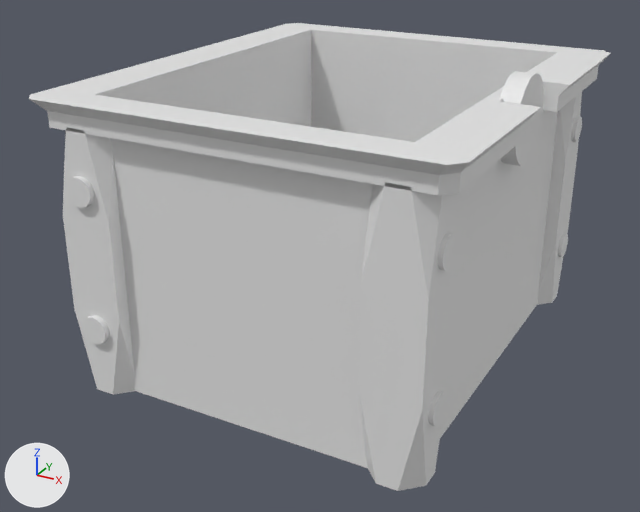
Before and after pictures for a commit that changed the Blender file Practicas/P2/SIN_UV/cofrebueno.blend.
Before and after are seen from a 50 mm lens placed at (2.84, -5.59, 2.41), pointed at (-0.11, -0.24, -0.27). The axes (+X, +Y, +Z) are drawn at lower left. The lights are the same throughout. The older version comes first.

The first picture shows 'Caja'.
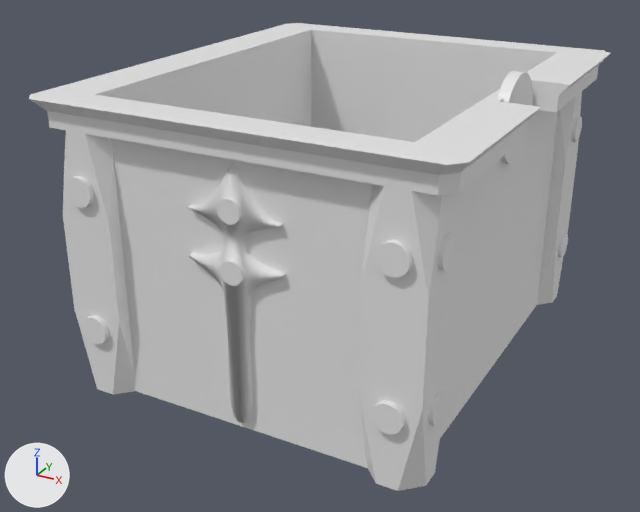
ob_tornillosz is not drawn itself; it is used by a modifier of ob_caja.
ob_cerradura_001 is not drawn itself; it is used by a modifier of ob_caja.
ob_adornoflecha is not drawn itself; it is used by a modifier of ob_caja.

Pixel boxes [x1, y1, x2, y2] of what changed, in the pictures (640 x 512 px):
'Caja', modifiers changed, reshaped
    both: [29, 23, 611, 491]

Patch to the scene script:
```diff
--- a/Practicas/P2/SIN_UV/cofrebueno.blend.py
+++ b/Practicas/P2/SIN_UV/cofrebueno.blend.py
@@ me_curva_bezier_001 @@
+me_curva_bezier_001.from_pydata(...)  # 1152 vertices, 856 faces; spans x 1.06..10.86, y -4.63..1.0, z -1.08..1.09
+me_curva_bezier_001.polygons.foreach_set('use_smooth', [True] * 856)
@@ ob_caja @@
 ob_caja.scale = (1.2, 1.5, 1.0)
+_m = ob_caja.modifiers.new('Booleana.007', 'BOOLEAN')
+_m.object = ob_marcosup
+_m.operation = 'UNION'
+_m.solver = 'FLOAT'
 _m = ob_caja.modifiers.new('Booleana.001', 'BOOLEAN')
@@ ob_caja @@
 _m = ob_caja.modifiers.new('Booleana.006', 'BOOLEAN')
 _m.operation = 'UNION'
-_m = ob_caja.modifiers.new('Booleana.007', 'BOOLEAN')
-_m.object = ob_marcosup
-_m.operation = 'UNION'
-_m.solver = 'FLOAT'
 _m = ob_caja.modifiers.new('Booleana.002', 'BOOLEAN')
 _m.object = ob_cajaint
+_m = ob_caja.modifiers.new('Booleana', 'BOOLEAN')
+_m.object = ob_adornoflecha
+_m.operation = 'UNION'
@@ ob_tornillosz @@
 _m = ob_tornillosz.modifiers.new('Biselar', 'BEVEL')
 _m.offset_type = 'WIDTH'
+_m = ob_tornillosz.modifiers.new('Repetir.001', 'ARRAY')
+_m.relative_offset_displace = (0.0, -11.0, 0.0)
 ob_tornillosz.hide_set(True)
@@ ob_cerradura_001 @@
 ob_cerradura_001 = bpy.data.objects.new('Cerradura.001', me_cilindro_003)
-ob_cerradura_001.location = (1.247, 0.0, 0.9)
+ob_cerradura_001.location = (1.2, 0.0, 0.9)
 ob_cerradura_001.rotation_euler = (0.0, 1.571, 0.0)  # degrees (0, 90, 0)
-ob_cerradura_001.scale = (0.3, 0.3, 0.07)
+ob_cerradura_001.scale = (0.3, 0.3, 0.04)
 ob_cerradura_001.hide_set(True)
@@ ob_adornoflecha @@
-ob_adornoflecha = bpy.data.objects.new('AdornoFlecha', cu_curva_bezier_001)
+ob_adornoflecha = bpy.data.objects.new('AdornoFlecha', me_curva_bezier_001)
 ob_adornoflecha.location = (0.0162, 1.867, 0.515)
@@ ob_adornoflecha @@
 ob_adornoflecha.scale = (0.314, 0.314, 0.314)
-_m = ob_adornoflecha.modifiers.new('Repetir', 'ARRAY')
-_m.relative_offset_displace = (51.0, 0.0, 0.0)
+_m = ob_adornoflecha.modifiers.new('Booleana', 'BOOLEAN')
+_m.object = ob_tornillosz_001
+_m.operation = 'UNION'
 ob_adornoflecha.hide_set(True)
```
